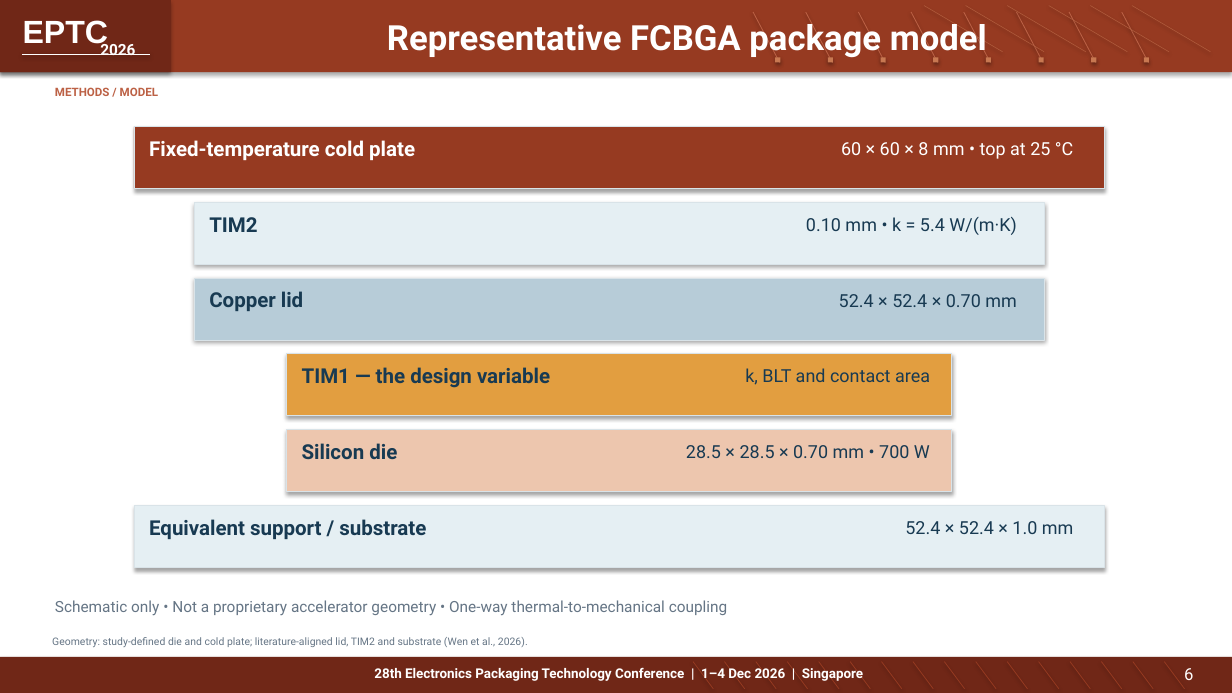
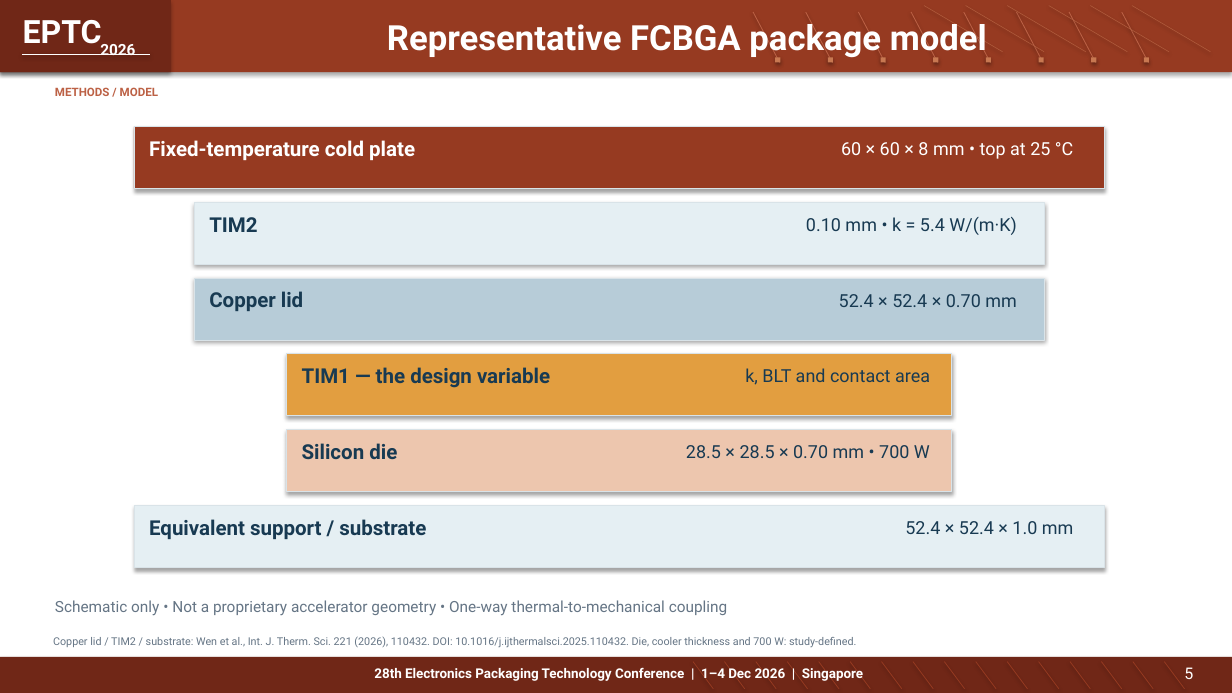
Before and after one commit to Makise-okabe/EPTC, a slide deck: slide 5 of presentations/EPTC_2026_Student_Innovation_Challenge_Presentation.pptx (slide 6 before the commit). Drawn at 1232x693 pixels with LibreOffice and Linux fonts; fonts in the diff are those of the drawing. Boxes give left, top, right and bottom in pixels: in the first picture for what was removed or moved away, otherwise in the second. Text is boxed around its words. In the diff, an @@ line names an element or a change of style, - is before the commit and + after.

```diff
--- a/presentations/EPTC_2026_Student_Innovation_Challenge_Presentation.pptx
+++ b/presentations/EPTC_2026_Student_Innovation_Challenge_Presentation.pptx
@@ text "EPTC" at (23, 20, 102, 48): font Arial to Roboto @@
@@ text at (53, 636, 856, 647): text changed; size 8.1 to 8.4 pt @@
-Geometry: study-defined die and cold plate; literature-aligned lid, TIM2 and substrate (Wen et al., 2026).
+Copper lid / TIM2 / substrate: Wen et al., Int. J. Therm. Sci. 221 (2026), 110432. DOI: 10.1016/j.ijthermalsci.2025.110432. Die, cooler thickness and 700 W: study-defined.
@@ text at (1184, 667, 1193, 679): text changed; size 13 to 12.5 pt @@
-6
+5
```
Also in this commit, not shown: 29 other slides changed, 5 slides added.
